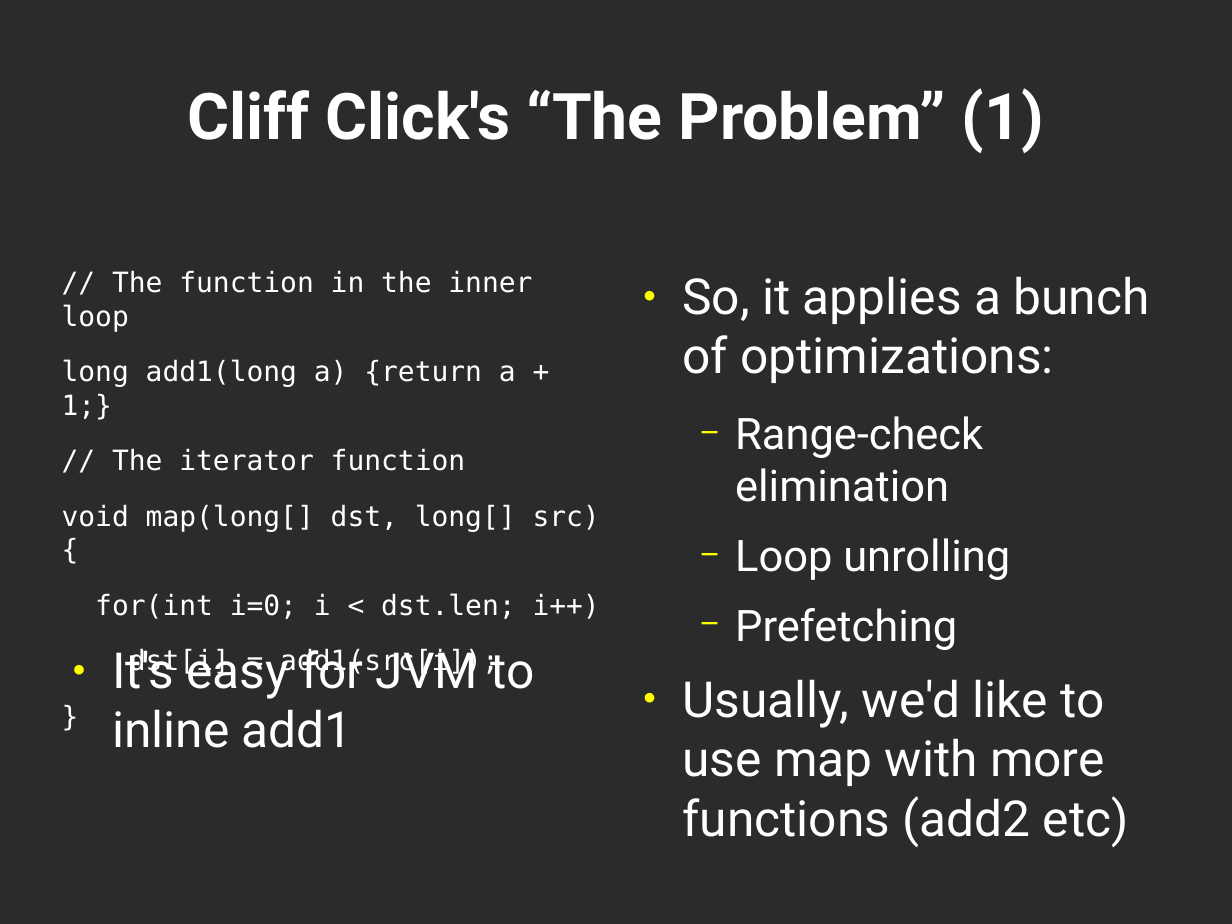
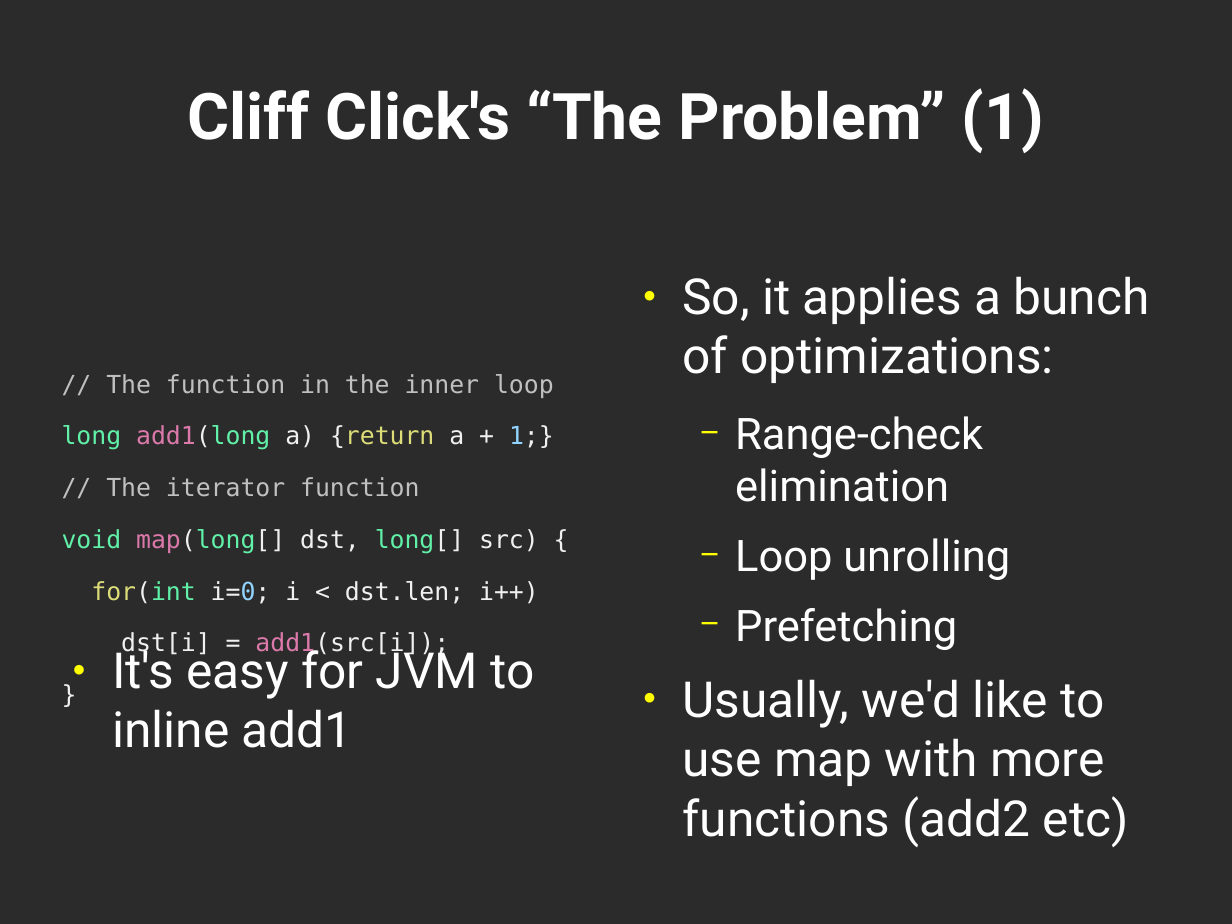
Before and after one commit to geo-kollias/msc-thesis-tex, a slide deck: slide 3 of geokollias_msc_thesis_pres.odp. Drawn at 1232x924 pixels with LibreOffice and Linux fonts; fonts in the diff are those of the drawing; background and template pictures are left out; a plain dark background stands for a picture behind light text. Boxes give left, top, right and bottom in pixels: in the first picture for what was removed or moved away, otherwise in the second. Text is boxed around its words. In the diff, an @@ line names an element or a change of style, - is before the commit and + after.

```diff
--- a/geokollias_msc_thesis_pres.odp
+++ b/geokollias_msc_thesis_pres.odp
@@ text "// The function in the ..." at (x1=62, y1=374, x2=554, y2=658): size 18 to 16 pt; text colour #FFFFFF to #C0C0C0 in "// The function in the inner loop", "// The iterator function"; text colour #FFFFFF to #60F0A8 in "long add1(long", "void map(long[] long[]", "for(int"; text colour #FFFFFF to #DB79AA in "add1(long", "map(long[]", "add1(src[i]);"; text colour #FFFFFF to #F0F0F0 in "add1(long a) {return a + 1;}", "map(long[] dst, long[] src) {", "for(int i=0; i < dst.len; i++)", "dst[i] = add1(src[i]);" and 1 more places; text colour #FFFFFF to #DCDC78 in "{return", "for(int"; text colour #FFFFFF to #92D4FF in "1;}", "i=0;" @@
```
